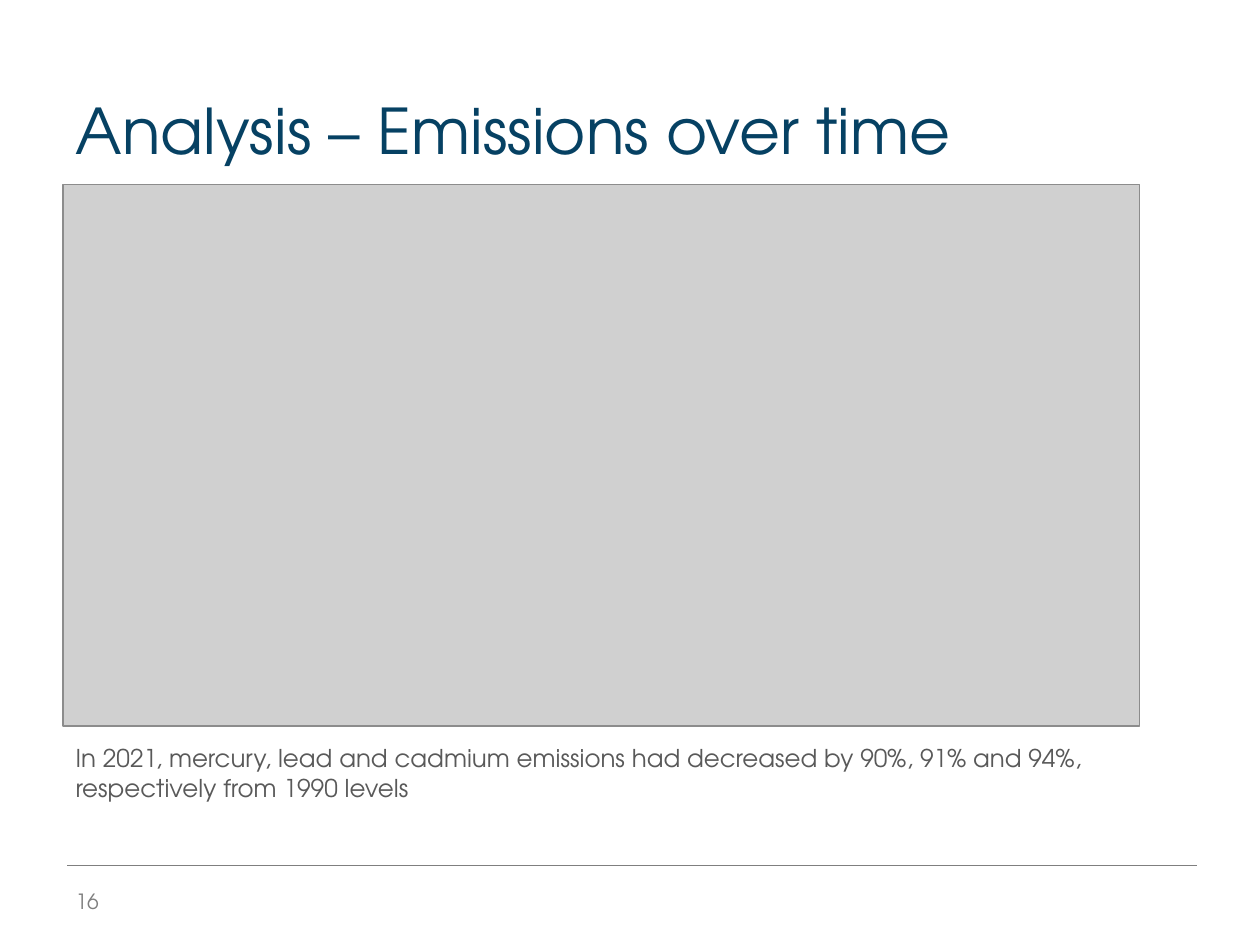
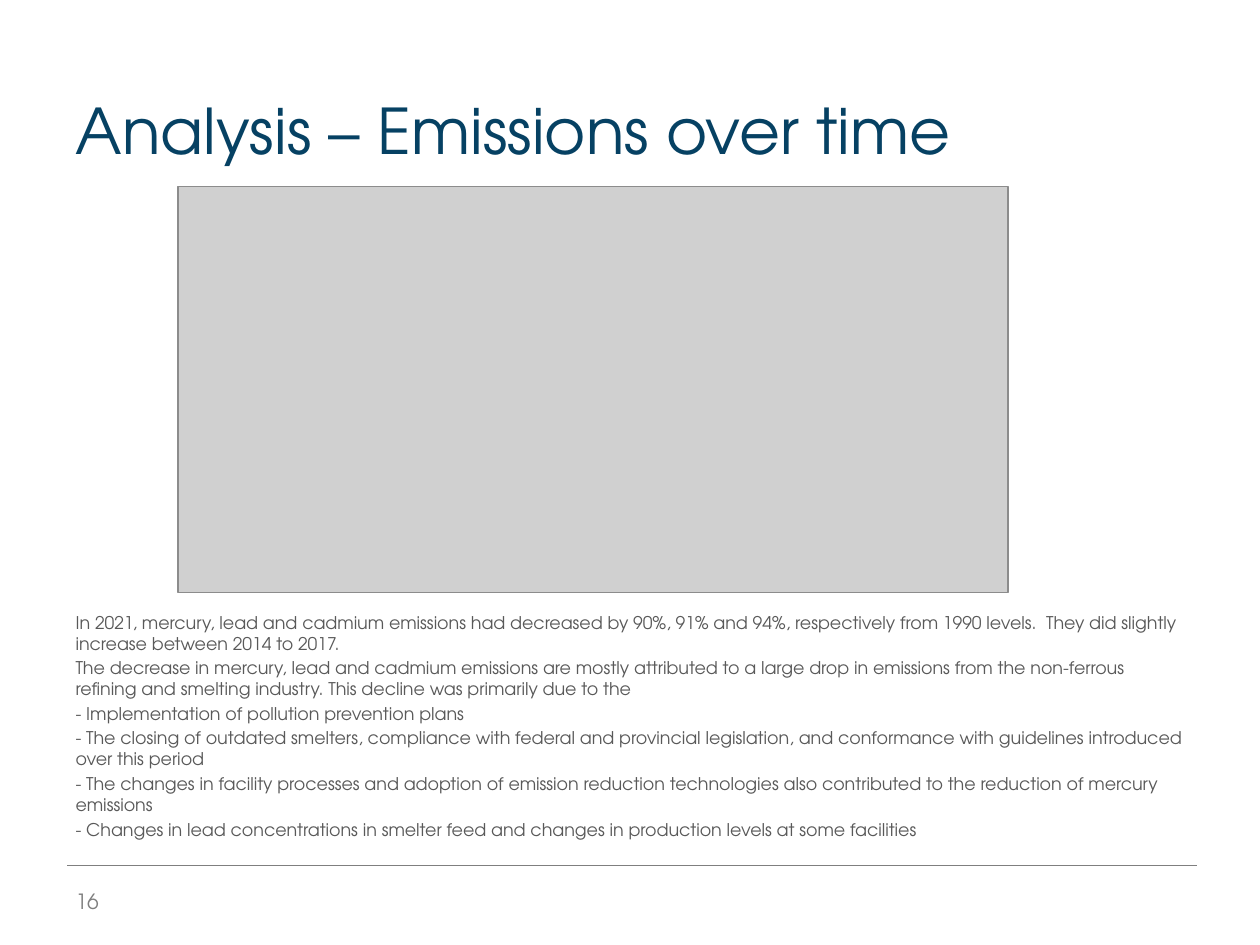
Before and after one commit to edimaudo/hackathon_coding_challenges, a slide deck: slide 16 of open_data_platform_hackathon/osdp_deck.pptx. Drawn at 1260x945 pixels with LibreOffice and Linux fonts; fonts in the diff are those of the drawing; grey boxes stand for pictures; background and template pictures are left out. Boxes give left, top, right and bottom in pixels: in the first picture for what was removed or moved away, otherwise in the second. Text is boxed around its words. In the diff, an @@ line names an element or a change of style, - is before the commit and + after.

```diff
--- a/open_data_platform_hackathon/osdp_deck.pptx
+++ b/open_data_platform_hackathon/osdp_deck.pptx
@@ picture: place and size @@
-picture at [63, 184, 1139, 726]
+picture at [178, 186, 1008, 592]
@@ text at [76, 616, 1182, 840]: text changed; size 14 to 10 pt @@
-In 2021, mercury, lead and cadmium emissions had decreased by 90%, 91% and 94%, respectively from 1990 levels
+In 2021, mercury, lead and cadmium emissions had decreased by 90%, 91% and 94%, respectively from 1990 levels. They did slightly increase between 2014 to 2017.
+The decrease in mercury, lead and cadmium emissions are mostly attributed to a large drop in emissions from the non-ferrous refining and smelting industry. This decline was primarily due to the
+- Implementation of pollution prevention plans
+- The closing of outdated smelters, compliance with federal and provincial legislation, and conformance with guidelines introduced over this period
+- The changes in facility processes and adoption of emission reduction technologies also contributed to the reduction of mercury emissions
+- Changes in lead concentrations in smelter feed and changes in production levels at some facilities
```
Also in this commit, not shown: 3 other slides changed.
